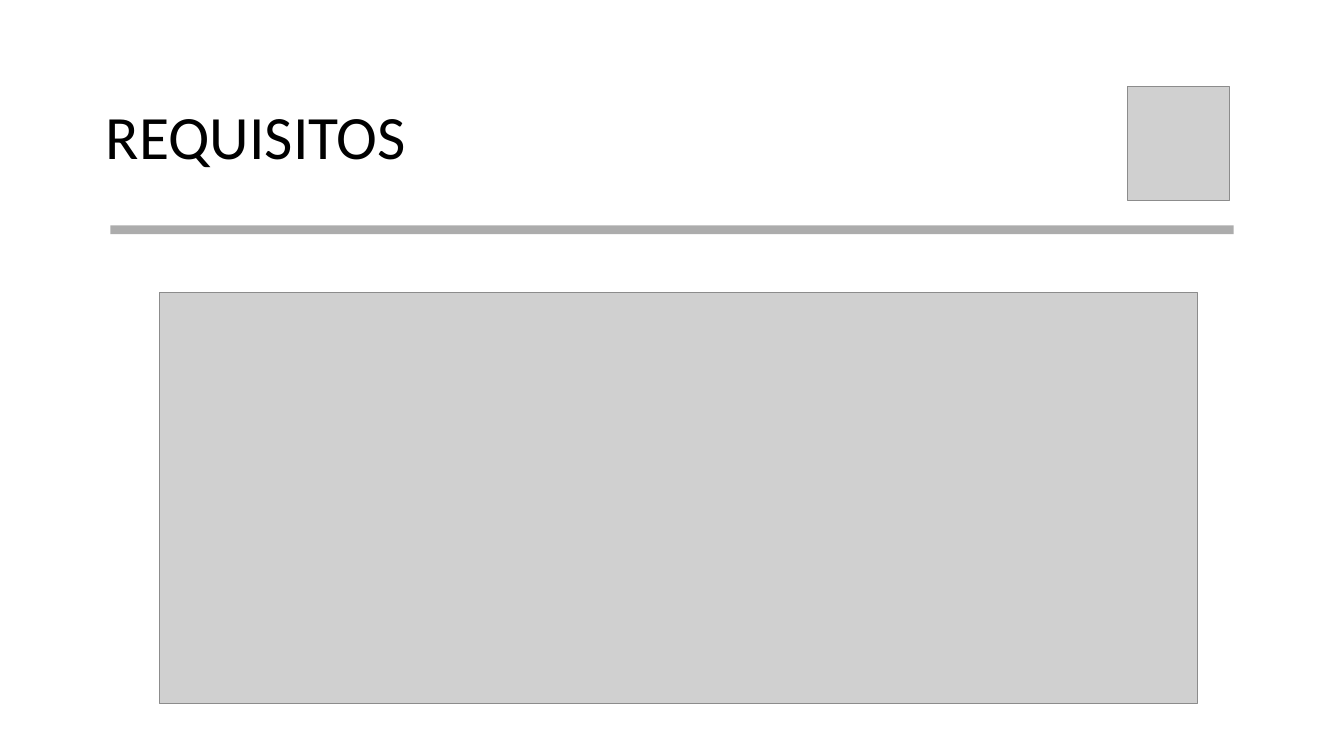
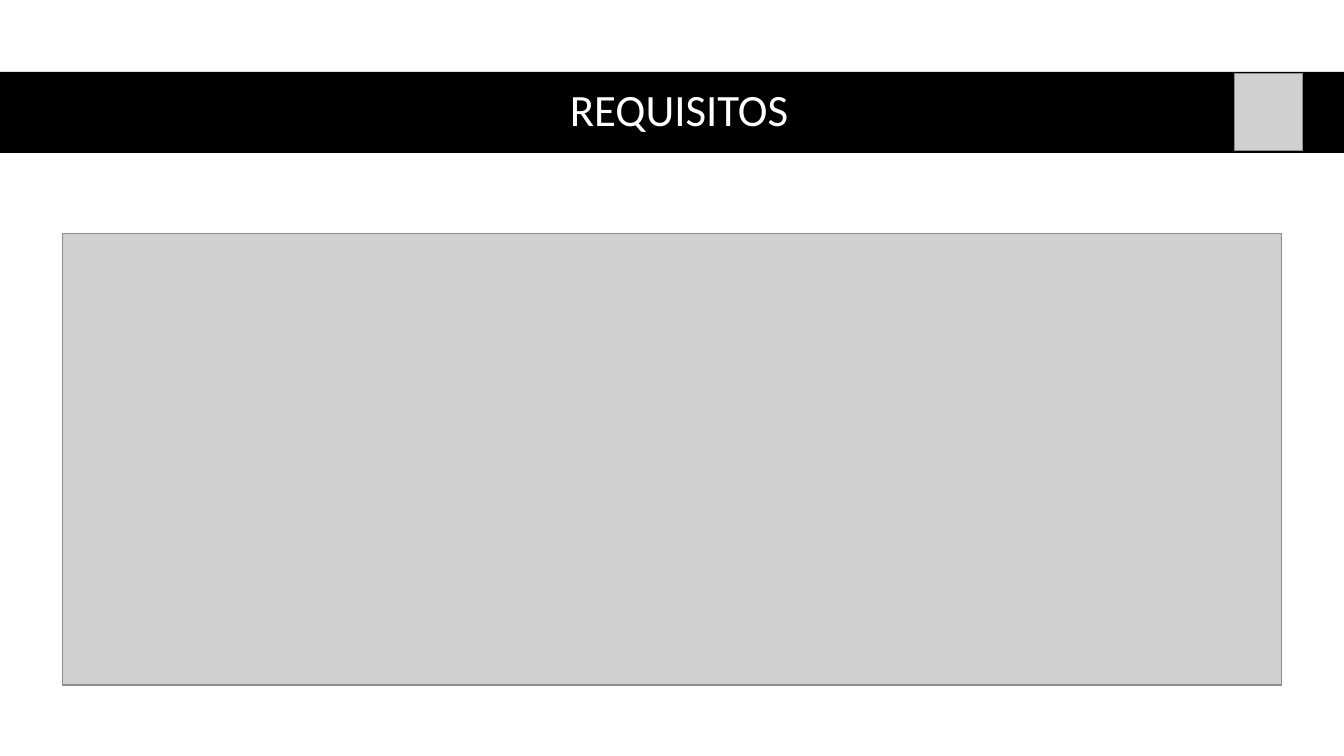
Before and after one commit to vitorsilv/Next-Streaming, a slide deck: slide 7 of Documentação/Apresentação.pptx (slide 11 before the commit). Drawn at 1344x756 pixels with LibreOffice and Linux fonts; fonts in the diff are those of the drawing; grey boxes stand for pictures. Boxes give left, top, right and bottom in pixels: in the first picture for what was removed or moved away, otherwise in the second. Text is boxed around its words. In the diff, an @@ line names an element or a change of style, - is before the commit and + after.

```diff
--- a/Documentação/Apresentação.pptx
+++ b/Documentação/Apresentação.pptx
@@ rectangle added at [0, 72, 1344, 153], fill #000000 @@
@@ title "REQUISITOS": place and size @@
-title "REQUISITOS" at [106, 119, 406, 167]
+title "REQUISITOS" at [570, 97, 788, 132]
@@ title "REQUISITOS" at [570, 97, 788, 132]: size 44 to 32 pt, text colour #000000 to #FFFFFF; alignment left to centre @@
@@ picture: place and size @@
-picture at [1128, 87, 1230, 200]
+picture at [1234, 74, 1303, 150]
@@ picture: place and size @@
-picture at [159, 292, 1198, 704]
+picture at [63, 234, 1282, 686]
@@ rectangle removed at [110, 226, 1233, 235] @@
```
Also in this commit, not shown: 14 other slides changed, 7 slides removed, 2 other files.
